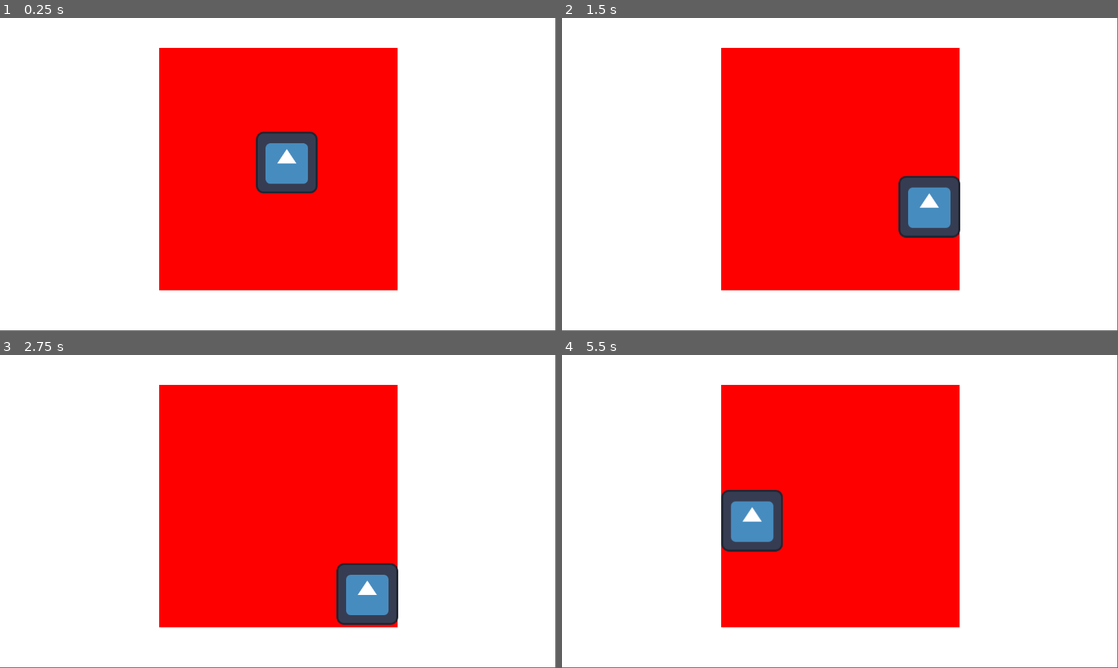
Above: before the commit, frames 1-4 (two rows, left to right).
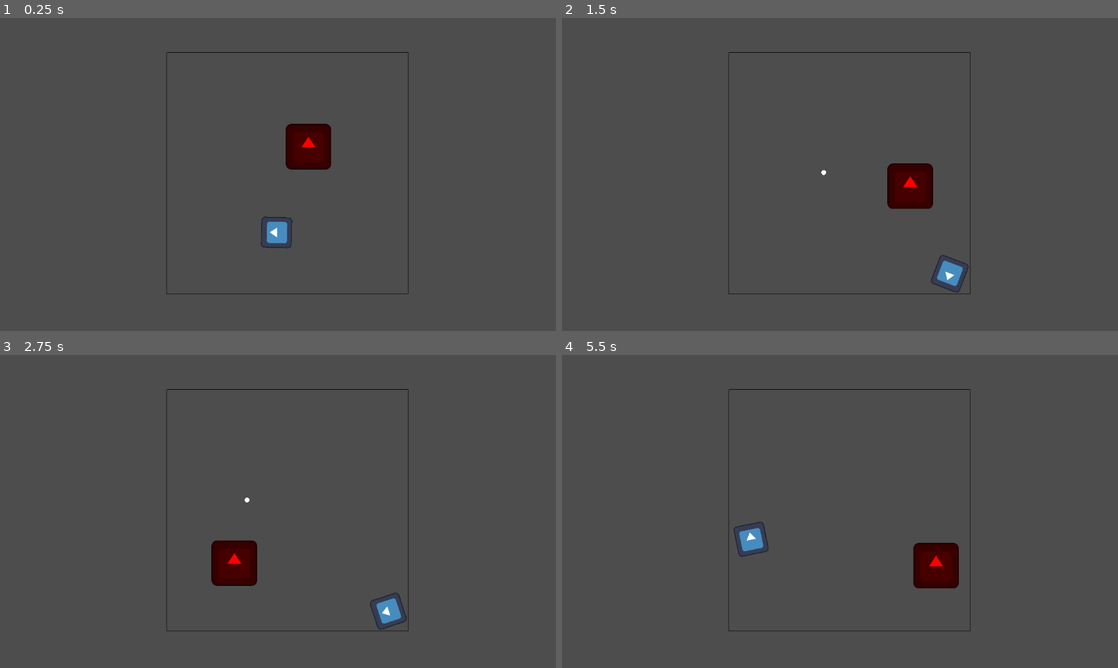
Above: after the commit, the same moments.

Repository: Schpoone/Ludum-Dare-Fall-2023
Game: Godot game, scene res://Main.tscn
Two runs of this game, one before a commit and one after it. Both use one fixed random seed, a clock stepped at 60 frames per second and the inputs below. The engine's default icon, where the game draws it, is replaced by a stand-in: a white triangle on a blue panel in a dark square.
Inputs (mouse positions are in pixels of both pictures, inside the frame that each line leads up to):
- Up to frame 1 (0.25 s): no input
- Up to frame 2 (1.5 s): move the mouse to (962, 158) at 0.52 s; hold Right (ui_right) 0.53-1.28 s; move the mouse to (728, 190) at 1.27 s; hold Down (ui_down) from 1.28 s (still down)
- Up to frame 3 (2.75 s): move the mouse to (333, 442) at 2.02 s; release Down (ui_down) at 2.03 s; hold Right (ui_right) from 2.03 s (still down)
- Up to frame 4 (5.5 s): move the mouse to (812, 574) at 2.77 s; release Right (ui_right) at 2.78 s; hold Up (ui_up) 2.78-3.53 s; move the mouse to (1006, 558) at 3.52 s; hold Left (ui_left) 3.53-5.03 s; move the mouse to (673, 464) at 4.27 s; move the mouse to (867, 511) at 5.02 s; hold Down (ui_down) from 5.03 s (still down)
In our replay, the window is 799x449 before the commit and 800x450 after it. These sizes can differ from the game's own. Grey fills any space a smaller window leaves; there, only what the larger window draws over its background counts as a difference.

The runs differ from the first frame. In frame 1, 99% of the frame differs, in the area x 0-100%, y 0-100%; in frame 2, 99%; in frame 3, 99%; in frame 4, 99%.

Commit message:
Colliders and projectiles

Diff:
--- a/Background.tscn
+++ b/Background.tscn
@@ -1,28 +1,12 @@
-[gd_scene load_steps=4 format=3 uid="uid://dl54cq0it1sp5"]
+[gd_scene load_steps=3 format=3 uid="uid://dl54cq0it1sp5"]
 
-[sub_resource type="BoxMesh" id="BoxMesh_wxk3j"]
+[sub_resource type="BoxMesh" id="BoxMesh_s3ps0"]
 
-[sub_resource type="PhysicsMaterial" id="PhysicsMaterial_flyju"]
-
-[sub_resource type="BoxMesh" id="BoxMesh_n4tw4"]
+[sub_resource type="MeshTexture" id="MeshTexture_u2p12"]
+mesh = SubResource("BoxMesh_s3ps0")
 
 [node name="Background" type="Node2D"]
 
-[node name="MeshInstance2D" type="MeshInstance2D" parent="."]
-position = Vector2(574.5, 321)
-scale = Vector2(1169, 666)
-mesh = SubResource("BoxMesh_wxk3j")
-
-[node name="Border" type="StaticBody2D" parent="."]
-position = Vector2(328, 63)
-physics_material_override = SubResource("PhysicsMaterial_flyju")
-
-[node name="CollisionPolygon2D" type="CollisionPolygon2D" parent="Border"]
-build_mode = 1
-polygon = PackedVector2Array(0, 0, 500, 0, 500, 500, 0, 500)
-
-[node name="MeshInstance2D2" type="MeshInstance2D" parent="Border"]
-modulate = Color(1, 0, 0, 1)
-position = Vector2(249.625, 250.375)
-scale = Vector2(494.75, 503.25)
-mesh = SubResource("BoxMesh_n4tw4")
+[node name="Sprite2D" type="Sprite2D" parent="."]
+modulate = Color(0.360784, 0.360784, 0.360784, 1)
+texture = SubResource("MeshTexture_u2p12")
--- /dev/null
+++ b/Border.tscn
@@ -0,0 +1,38 @@
+[gd_scene load_steps=7 format=3 uid="uid://j0oacaufer70"]
+
+[ext_resource type="Script" path="res://DrawBorder.gd" id="1_cfh3e"]
+
+[sub_resource type="PhysicsMaterial" id="PhysicsMaterial_flyju"]
+
+[sub_resource type="SegmentShape2D" id="SegmentShape2D_3egh3"]
+b = Vector2(10, 0)
+
+[sub_resource type="SegmentShape2D" id="SegmentShape2D_yp5lf"]
+a = Vector2(10, 0)
+b = Vector2(10, 10)
+
+[sub_resource type="SegmentShape2D" id="SegmentShape2D_k3nxg"]
+
+[sub_resource type="SegmentShape2D" id="SegmentShape2D_tupyj"]
+a = Vector2(10, 10)
+
+[node name="Border" type="StaticBody2D"]
+collision_mask = 0
+physics_material_override = SubResource("PhysicsMaterial_flyju")
+script = ExtResource("1_cfh3e")
+
+[node name="Sprite2D" type="Sprite2D" parent="."]
+scale = Vector2(362.029, 342.868)
+centered = false
+
+[node name="Top Edge" type="CollisionShape2D" parent="."]
+shape = SubResource("SegmentShape2D_3egh3")
+
+[node name="Right Edge" type="CollisionShape2D" parent="."]
+shape = SubResource("SegmentShape2D_yp5lf")
+
+[node name="Bot Edge" type="CollisionShape2D" parent="."]
+shape = SubResource("SegmentShape2D_k3nxg")
+
+[node name="Left Edge" type="CollisionShape2D" parent="."]
+shape = SubResource("SegmentShape2D_tupyj")
--- /dev/null
+++ b/Boss.tscn
@@ -0,0 +1,25 @@
+[gd_scene load_steps=4 format=3 uid="uid://duto4c7l44mja"]
+
+[ext_resource type="Script" path="res://BossController.gd" id="1_m3gaf"]
+[ext_resource type="Texture2D" uid="uid://bh0jfn4gowyfk" path="res://icon.svg" id="2_t4sqh"]
+
+[sub_resource type="RectangleShape2D" id="RectangleShape2D_eo8mo"]
+size = Vector2(132.5, 131)
+
+[node name="Boss" type="CharacterBody2D"]
+collision_layer = 4
+motion_mode = 1
+script = ExtResource("1_m3gaf")
+
+[node name="CollisionShape2D" type="CollisionShape2D" parent="."]
+shape = SubResource("RectangleShape2D_eo8mo")
+
+[node name="Sprite2D" type="Sprite2D" parent="."]
+modulate = Color(1, 0, 0, 1)
+texture = ExtResource("2_t4sqh")
+
+[node name="ProjectileTimer" type="Timer" parent="."]
+wait_time = 0.5
+autostart = true
+
+[connection signal="timeout" from="ProjectileTimer" to="." method="_on_projectile_timer_timeout"]
--- /dev/null
+++ b/BossController.gd
@@ -0,0 +1,24 @@
+extends CharacterBody2D
+
+@export var speed: float
+var projectile = preload("res://Projectile.tscn")
+var rng = RandomNumberGenerator.new()
+
+func _ready():
+	velocity = Vector2.from_angle(rng.randf_range(0, 2*PI)) * speed
+
+func _process(_delta):
+	pass
+
+func _physics_process(delta):
+	var collision = move_and_collide(velocity * delta)
+	if collision:
+		velocity = velocity.bounce(collision.get_normal())
+		if collision.get_collider().has_method("hit"):
+			collision.get_collider().hit()
+
+
+func _on_projectile_timer_timeout():
+	var p = projectile.instantiate()
+	p.start(global_position)
+	get_tree().root.add_child(p)
--- /dev/null
+++ b/DrawBorder.gd
@@ -0,0 +1,13 @@
+extends StaticBody2D
+
+const SIZE = 10
+
+func _draw():
+	var top_left = Vector2(0, 0)
+	var top_right = Vector2(SIZE, 0)
+	var bot_right = Vector2(SIZE, SIZE)
+	var bot_left = Vector2(0, SIZE)
+	draw_line(top_left, top_right, Color.BLACK)
+	draw_line(top_right, bot_right, Color.BLACK)
+	draw_line(top_left, bot_left, Color.BLACK)
+	draw_line(bot_left, bot_right, Color.BLACK)
--- a/Main.tscn
+++ b/Main.tscn
@@ -1,12 +1,25 @@
-[gd_scene load_steps=3 format=3 uid="uid://cecd7xsveb1ch"]
+[gd_scene load_steps=5 format=3 uid="uid://cecd7xsveb1ch"]
 
+[ext_resource type="PackedScene" uid="uid://j0oacaufer70" path="res://Border.tscn" id="2_j6rmp"]
 [ext_resource type="PackedScene" uid="uid://dl54cq0it1sp5" path="res://Background.tscn" id="2_mqwrw"]
+[ext_resource type="PackedScene" uid="uid://duto4c7l44mja" path="res://Boss.tscn" id="3_d8540"]
 [ext_resource type="PackedScene" uid="uid://dsxxm88evgre0" path="res://Player.tscn" id="3_kbxa5"]
 
 [node name="Main" type="Node2D"]
 
 [node name="Background" parent="." instance=ExtResource("2_mqwrw")]
 
+[node name="Border" parent="." instance=ExtResource("2_j6rmp")]
+position = Vector2(346, 72)
+scale = Vector2(50, 50)
+collision_mask = 4
+
 [node name="Player" parent="." instance=ExtResource("3_kbxa5")]
-z_index = 1
-position = Vector2(595, 300)
+position = Vector2(573, 444)
+scale = Vector2(0.5, 0.5)
+speed = 500.0
+
+[node name="Boss" parent="." instance=ExtResource("3_d8540")]
+position = Vector2(592, 250)
+scale = Vector2(0.736821, 0.736821)
+speed = 200.0
--- a/Player.tscn
+++ b/Player.tscn
@@ -9,10 +9,8 @@
 [node name="Player" type="CharacterBody2D"]
 motion_mode = 1
 script = ExtResource("1_0ddm2")
-speed = 500
 
 [node name="CollisionShape2D" type="CollisionShape2D" parent="."]
-position = Vector2(-0.25, 1.5)
 shape = SubResource("RectangleShape2D_eo8mo")
 
 [node name="Sprite2D" type="Sprite2D" parent="."]
--- a/PlayerController.gd
+++ b/PlayerController.gd
@@ -1,15 +1,19 @@
 class_name PlayerController
 extends CharacterBody2D
 
-@export var speed = 100
-var direction: Vector2
+@export var speed: float
 
 # Called every frame. 'delta' is the elapsed time since the previous frame.
-func _process(delta):
-	var x_direction = Input.get_axis("ui_left", "ui_right") * Vector2.RIGHT
-	var y_direction = Input.get_axis("ui_down", "ui_up") * Vector2.UP
-	direction = (x_direction + y_direction).normalized()
+func _process(_delta):
+	pass
 
-func _physics_process(delta):
-	velocity = direction * speed
+func get_input():
+	look_at(get_global_mouse_position())
+	velocity = Input.get_vector("ui_left","ui_right","ui_up","ui_down") * speed
+
+func _physics_process(_delta):
+	get_input()
 	move_and_slide()
+
+func hit():
+	queue_free()
--- /dev/null
+++ b/Projectile.gd
@@ -0,0 +1,18 @@
+extends CharacterBody2D
+
+@export var speed: float
+var rng = RandomNumberGenerator.new()
+
+func start(pos):
+	position = pos
+	velocity = Vector2.from_angle(rng.randf_range(0, 2*PI)) * speed
+
+func _draw():
+	draw_circle(Vector2(0, 0), $CollisionShape2D.shape.radius, Color.WHITE)
+
+func _physics_process(delta):
+	var collision = move_and_collide(velocity * delta)
+	if collision:
+		if collision.get_collider().has_method("hit"):
+			collision.get_collider().hit()
+		queue_free()
--- /dev/null
+++ b/Projectile.tscn
@@ -0,0 +1,17 @@
+[gd_scene load_steps=3 format=3 uid="uid://q5byytbeupo"]
+
+[ext_resource type="Script" path="res://Projectile.gd" id="1_1yu5q"]
+
+[sub_resource type="CircleShape2D" id="CircleShape2D_taerq"]
+radius = 5.0
+
+[node name="CharacterBody2D" type="CharacterBody2D"]
+z_index = -1
+collision_layer = 8
+collision_mask = 3
+motion_mode = 1
+script = ExtResource("1_1yu5q")
+speed = 500.0
+
+[node name="CollisionShape2D" type="CollisionShape2D" parent="."]
+shape = SubResource("CircleShape2D_taerq")
--- a/project.godot
+++ b/project.godot
@@ -14,3 +14,50 @@
 run/main_scene="res://Main.tscn"
 config/features=PackedStringArray("4.1", "Forward Plus")
 config/icon="res://icon.svg"
+
+[display]
+
+window/size/mode=2
+window/stretch/mode="viewport"
+
+[input]
+
+ui_left={
+"deadzone": 0.5,
+"events": [Object(InputEventKey,"resource_local_to_scene":false,"resource_name":"","device":0,"window_id":0,"alt_pressed":false,"shift_pressed":false,"ctrl_pressed":false,"meta_pressed":false,"pressed":false,"keycode":4194319,"physical_keycode":4194319,"key_label":4194319,"unicode":0,"echo":false,"script":null)
+, Object(InputEventJoypadButton,"resource_local_to_scene":false,"resource_name":"","device":0,"button_index":13,"pressure":0.0,"pressed":false,"script":null)
+, Object(InputEventJoypadMotion,"resource_local_to_scene":false,"resource_name":"","device":0,"axis":0,"axis_value":-1.0,"script":null)
+, Object(InputEventKey,"resource_local_to_scene":false,"resource_name":"","device":-1,"window_id":0,"alt_pressed":false,"shift_pressed":false,"ctrl_pressed":false,"meta_pressed":false,"pressed":false,"keycode":0,"physical_keycode":65,"key_label":0,"unicode":97,"echo":false,"script":null)
+]
+}
+ui_right={
+"deadzone": 0.5,
+"events": [Object(InputEventKey,"resource_local_to_scene":false,"resource_name":"","device":0,"window_id":0,"alt_pressed":false,"shift_pressed":false,"ctrl_pressed":false,"meta_pressed":false,"pressed":false,"keycode":4194321,"physical_keycode":0,"key_label":0,"unicode":0,"echo":false,"script":null)
+, Object(InputEventJoypadButton,"resource_local_to_scene":false,"resource_name":"","device":0,"button_index":14,"pressure":0.0,"pressed":false,"script":null)
+, Object(InputEventJoypadMotion,"resource_local_to_scene":false,"resource_name":"","device":0,"axis":0,"axis_value":1.0,"script":null)
+, Object(InputEventKey,"resource_local_to_scene":false,"resource_name":"","device":-1,"window_id":0,"alt_pressed":false,"shift_pressed":false,"ctrl_pressed":false,"meta_pressed":false,"pressed":false,"keycode":0,"physical_keycode":68,"key_label":0,"unicode":100,"echo":false,"script":null)
+]
+}
+ui_up={
+"deadzone": 0.5,
+"events": [Object(InputEventKey,"resource_local_to_scene":false,"resource_name":"","device":0,"window_id":0,"alt_pressed":false,"shift_pressed":false,"ctrl_pressed":false,"meta_pressed":false,"pressed":false,"keycode":4194320,"physical_keycode":0,"key_label":0,"unicode":0,"echo":false,"script":null)
+, Object(InputEventJoypadButton,"resource_local_to_scene":false,"resource_name":"","device":0,"button_index":11,"pressure":0.0,"pressed":false,"script":null)
+, Object(InputEventJoypadMotion,"resource_local_to_scene":false,"resource_name":"","device":0,"axis":1,"axis_value":-1.0,"script":null)
+, Object(InputEventKey,"resource_local_to_scene":false,"resource_name":"","device":-1,"window_id":0,"alt_pressed":false,"shift_pressed":false,"ctrl_pressed":false,"meta_pressed":false,"pressed":false,"keycode":0,"physical_keycode":87,"key_label":0,"unicode":119,"echo":false,"script":null)
+]
+}
+ui_down={
+"deadzone": 0.5,
+"events": [Object(InputEventKey,"resource_local_to_scene":false,"resource_name":"","device":0,"window_id":0,"alt_pressed":false,"shift_pressed":false,"ctrl_pressed":false,"meta_pressed":false,"pressed":false,"keycode":4194322,"physical_keycode":0,"key_label":0,"unicode":0,"echo":false,"script":null)
+, Object(InputEventJoypadButton,"resource_local_to_scene":false,"resource_name":"","device":0,"button_index":12,"pressure":0.0,"pressed":false,"script":null)
+, Object(InputEventJoypadMotion,"resource_local_to_scene":false,"resource_name":"","device":0,"axis":1,"axis_value":1.0,"script":null)
+, Object(InputEventKey,"resource_local_to_scene":false,"resource_name":"","device":-1,"window_id":0,"alt_pressed":false,"shift_pressed":false,"ctrl_pressed":false,"meta_pressed":false,"pressed":false,"keycode":0,"physical_keycode":83,"key_label":0,"unicode":115,"echo":false,"script":null)
+]
+}
+
+[layer_names]
+
+2d_physics/layer_1="Walls"
+2d_physics/layer_2="Player"
+2d_physics/layer_3="Boss"
+2d_physics/layer_4="Projectiles"
